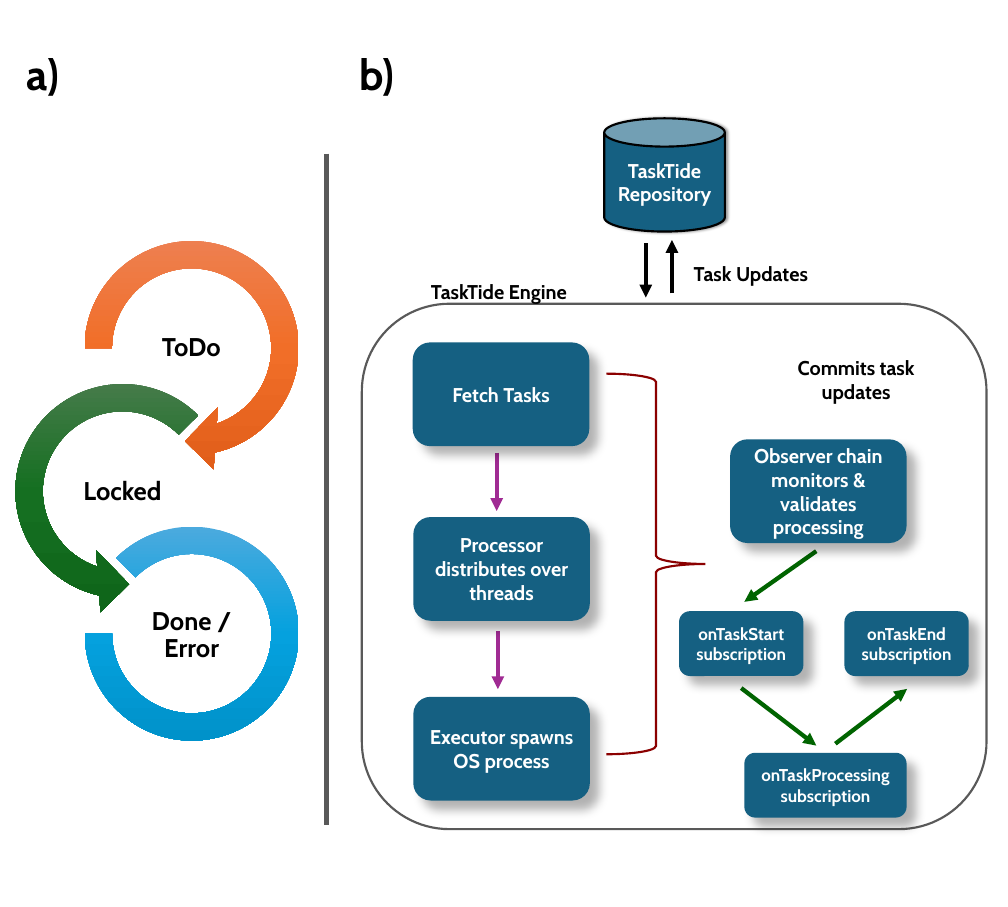
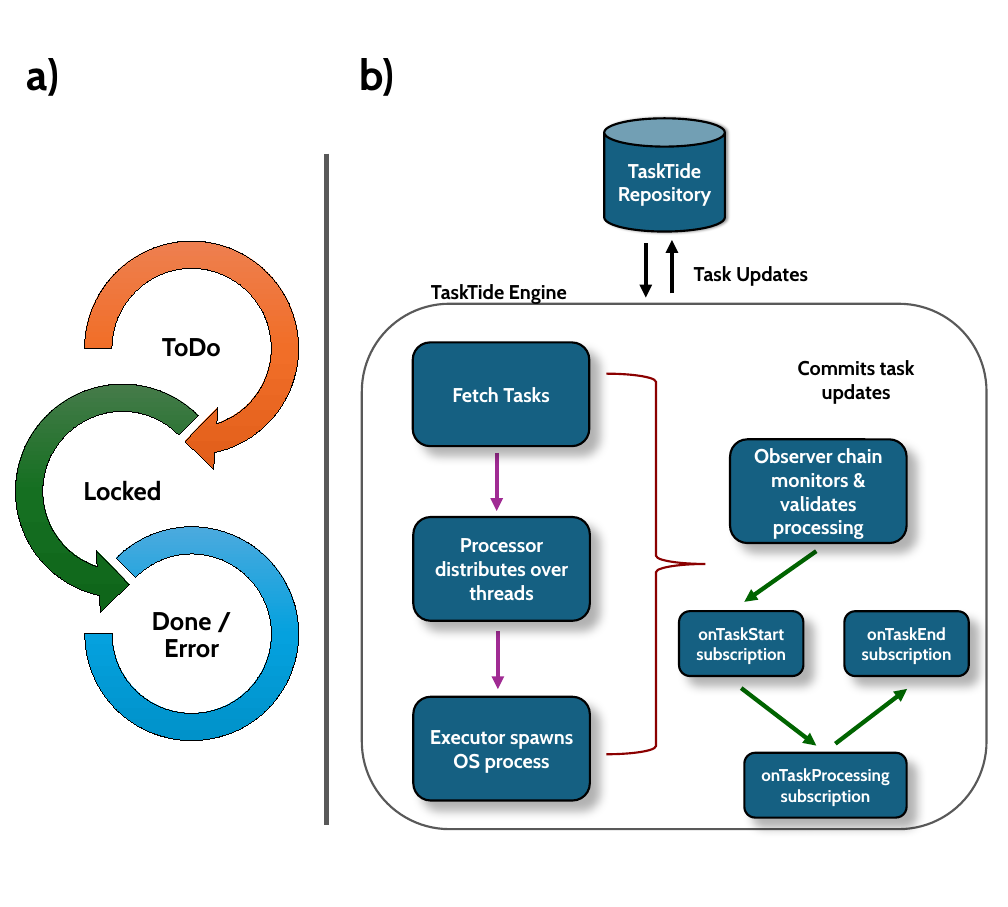
Before and after one commit to BrenKenna/TaskTide, a slide deck: slide 4 of tasktide/docs/Diagrams/Diagrams.pptx. Drawn at 1008x907 pixels with LibreOffice and Linux fonts; fonts in the diff are those of the drawing. Boxes give left, top, right and bottom in pixels: in the first picture for what was removed or moved away, otherwise in the second. Text is boxed around its words. In the diff, an @@ line names an element or a change of style, - is before the commit and + after.

```diff
--- a/tasktide/docs/Diagrams/Diagrams.pptx
+++ b/tasktide/docs/Diagrams/Diagrams.pptx
@@ outline none to #000000 0.75 pt in 3 elements at box(67, 224, 316, 473), box(0, 367, 247, 615), box(85, 527, 299, 741) @@
@@ outline none to #000000 3 pt in 7 elements at box(413, 342, 589, 446), box(413, 517, 590, 621), box(413, 697, 590, 801), box(730, 439, 907, 543), box(679, 611, 803, 676), box(744, 753, 907, 818), box(844, 611, 969, 676) @@
```
Also in this commit, not shown: 2 other slides changed, 1 slide added, 9 other files.
